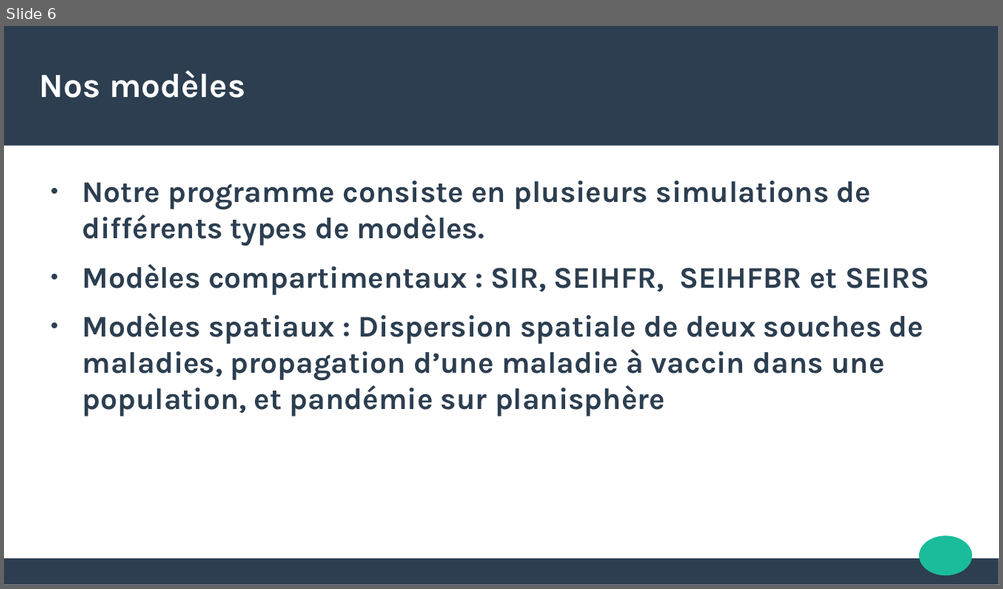
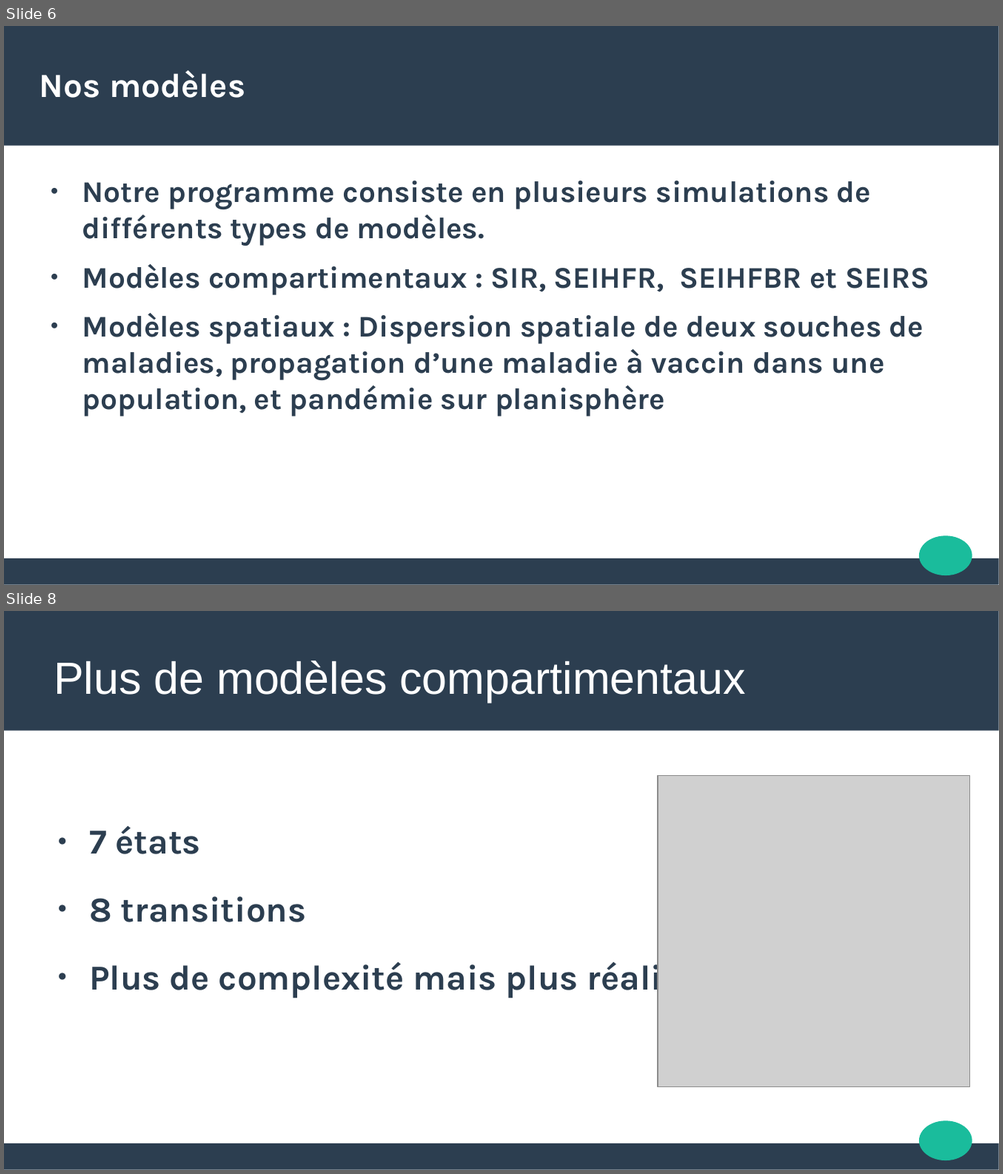
Before and after one commit to abedaton/epidemiology, a slide deck: toRendre/INFO-G1-presentation.pptx. Shown one above the other, each under a label of ours: slide 6 before the commit, slides 6 and 8 after it; the slides between them are not shown. The pictures are 1003x589 and 1003x1174 pixels, drawn with LibreOffice and Linux fonts; fonts in the diff are those of the drawing; grey boxes stand for pictures. Boxes give left, top, right and bottom in pixels: in the first picture for what was removed or moved away, otherwise in the second. Text is boxed around its words. In the diff, an @@ line names an element or a change of style, - is before the commit and + after.

```diff
--- a/toRendre/INFO-G1-presentation.pptx
+++ b/toRendre/INFO-G1-presentation.pptx
@@ slide 8 added at <box>4,611,999,1170</box>, background #FFFFFF; not listed: 3 template elements that a slide beside it also shows @@
@@ title added at <box>54,661,745,703</box>, 36 pt, text #FFFFFF @@
+Plus de modèles compartimentaux
@@ picture added at <box>657,775,970,1088</box> @@
@@ subtitle added at <box>89,826,713,998</box>, 28 pt, text #2C3E50, bold @@
+● 7 états
+● 8 transitions
+● Plus de complexité mais plus réaliste
```
Also in this commit, not shown: 4 slides changed, 1 slide removed.
